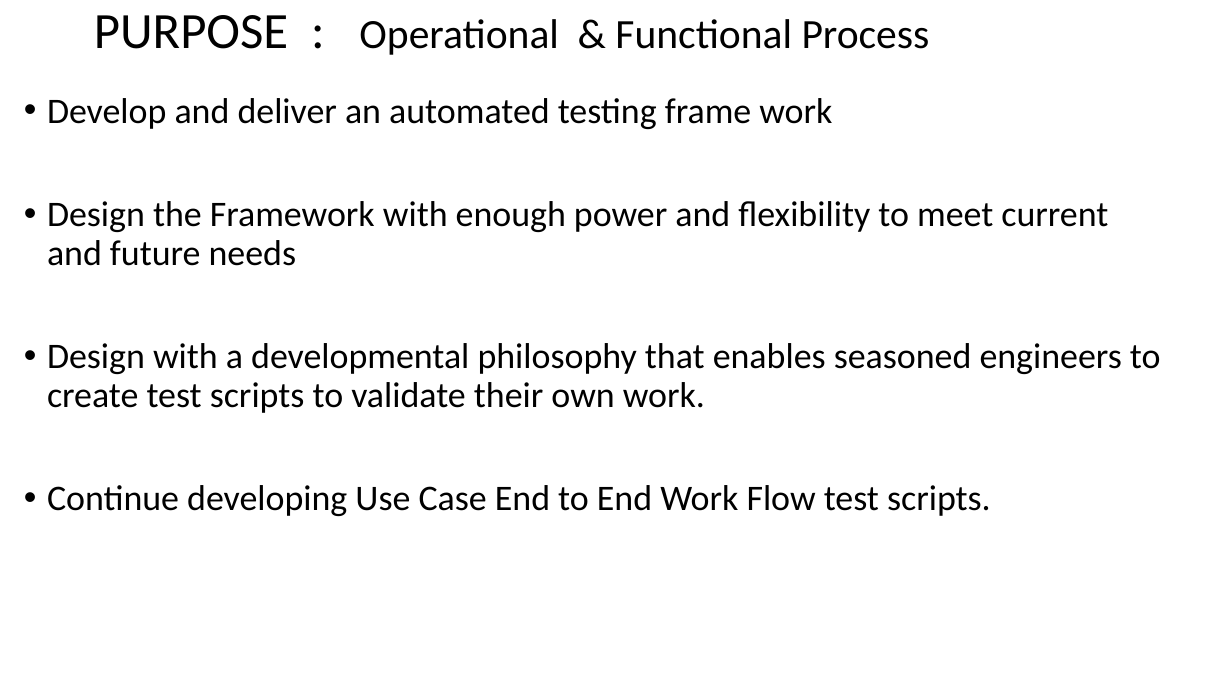
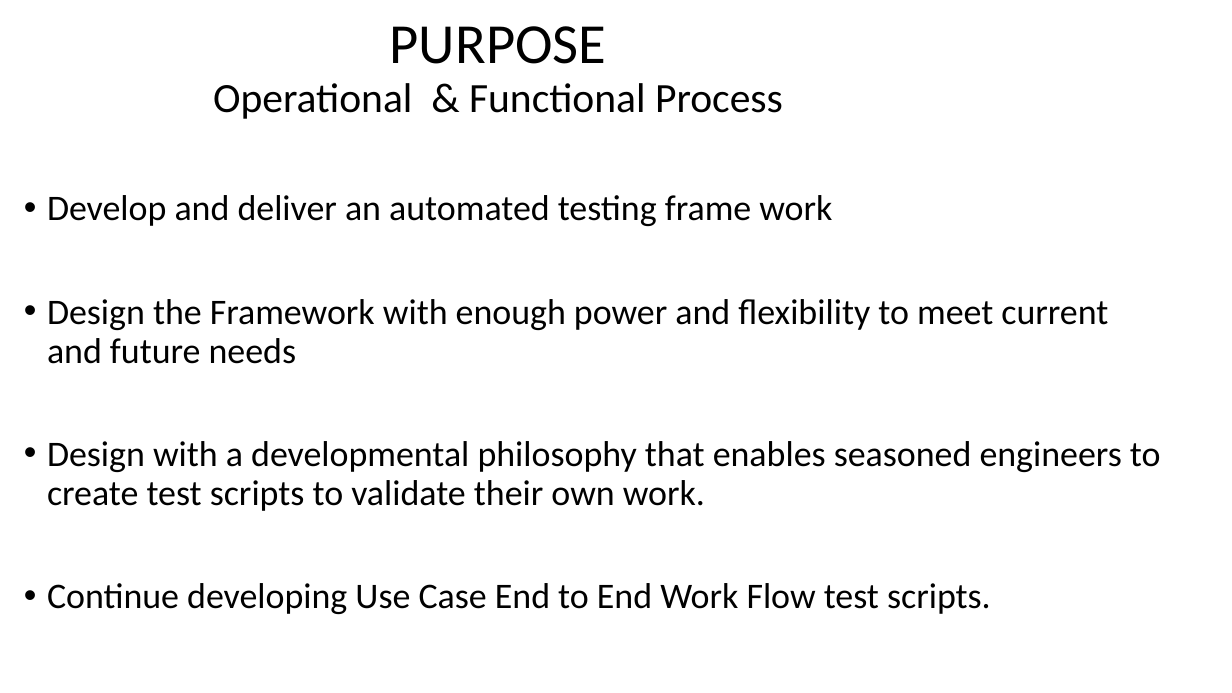
Before and after one commit to raghav9329/mainProf, a slide deck: slide 3 of CurrentWork_Delta/CX_StrategyPowerPoint.pptx. Drawn at 1232x693 pixels with LibreOffice and Linux fonts; fonts in the diff are those of the drawing. Boxes give left, top, right and bottom in pixels: in the first picture for what was removed or moved away, otherwise in the second. Text is boxed around its words. In the diff, an @@ line names an element or a change of style, - is before the commit and + after.

```diff
--- a/CurrentWork_Delta/CX_StrategyPowerPoint.pptx
+++ b/CurrentWork_Delta/CX_StrategyPowerPoint.pptx
@@ title at [213, 26, 783, 119]: text changed @@
-PURPOSE : Operational & Functional Process
+PURPOSE
+Operational & Functional Process
@@ text "Develop and deliver an automated ...": place and size @@
-text "Develop and deliver an automated ..." at [47, 98, 1161, 516]
+text "Develop and deliver an automated ..." at [47, 195, 1161, 614]
```
Also in this commit, not shown: 4 other slides changed, 2 slides added, 2 slides removed.
